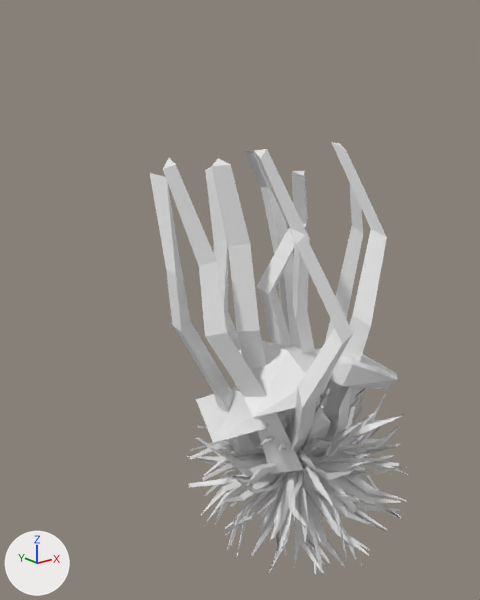
Two versions of the glTF model ld-48/models/seagrass/seagrass.glb, one commit apart.
Before and after are seen from a camera (50 mm lens) standing at (-4.8, -4.89, 4.03) and looking at (-0.47, 0.52, 1.86). The lights are fixed; the arrows at lower left show +X, +Y and +Z.

Objects in the first picture: 'seagrass-1', 'seagrass-2', 'seagrass-3'.
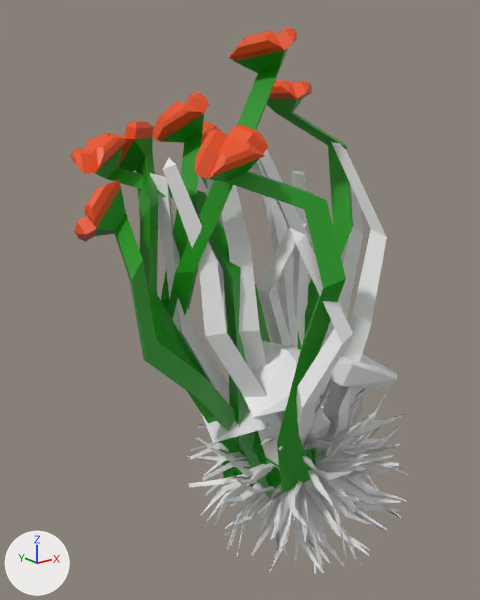
Commit message: add flowers to cave branches

What changed in the scene script:
```text
Add mat_material_001:
    mat_material_001 = principled_material('Material.001')
    mat_material_001.base_color = (0.00385, 0.281, 0.0)  # green #0d9000
Add mat_material_002:
    mat_material_002 = principled_material('Material.002')
    mat_material_002.base_color = (0.8, 0.0724, 0.0)  # orange #e74c00
Add me_plane:
    me_plane.from_pydata(...)  # 384 vertices, 736 faces; spans x -2.12..1.07, y -0.93..2.06, z -0.57..4.64
    # faces by material slot: [296, 440]
    me_plane.materials.append(mat_material_001)  # green #0d9000
    me_plane.materials.append(mat_material_002)  # orange #e74c00
Add ob_flower_1:
    ob_flower_1 = bpy.data.objects.new('flower-1', me_plane)
    ob_flower_1.location = (0.0, 0.0, 0.0)
```

Pixel boxes [x1, y1, x2, y2] of what changed, in the pictures (480 x 600 px):
'flower-1', added (green): after [70, 27, 353, 499]
    faces in mat_material_001 (green #0c9000): [95, 48, 353, 499]
    faces in mat_material_002 (orange #e74c00): [70, 27, 312, 242]
